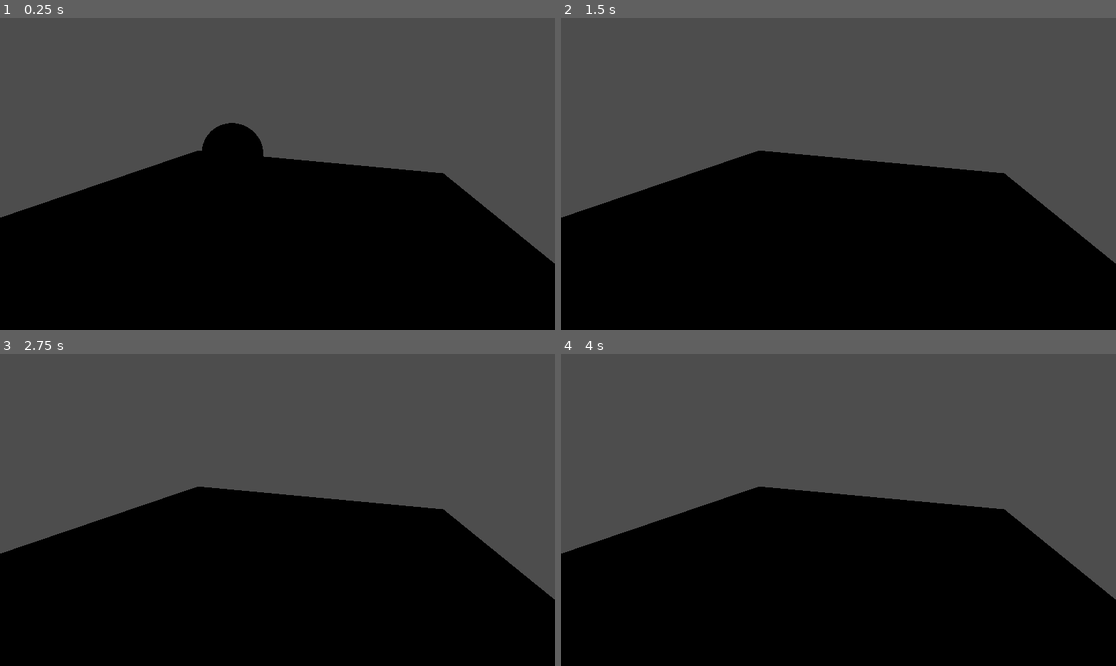
Above: before the commit, frames 1-4 (two rows, left to right).
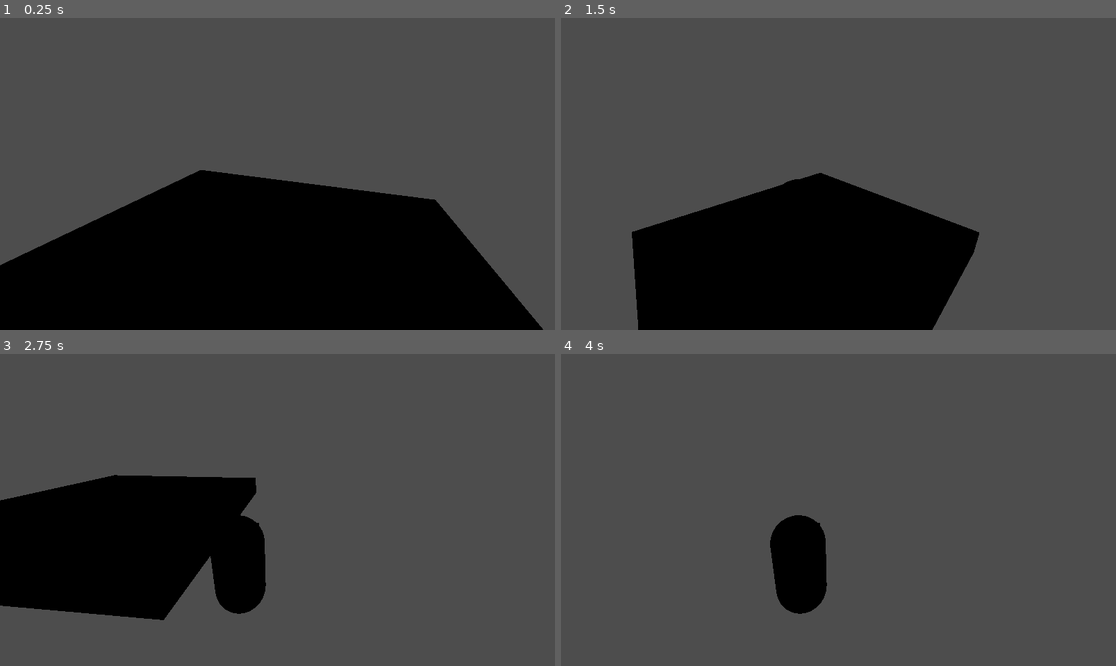
Above: after the commit, the same moments.

Repository: B1689542/Bannana-Barry-and-His-Quest-for-the-Third-Dimension
Game: Godot game, scene res://world.tscn
The game is run twice, just before and just after one commit, with the same random seed, the same clock (stepped at 60 frames per second) and the same inputs.
Inputs (mouse positions are in pixels of both pictures, inside the frame that each line leads up to):
- Up to frame 1 (0.25 s): no input
- Up to frame 2 (1.5 s): tap Enter at 0.5 s; move the mouse to (960, 158) at 0.52 s; hold D (strafe_right) 0.53-1.28 s; tap Space (jump) at 0.77 s; move the mouse to (727, 189) at 1.27 s; hold S (move_back) from 1.28 s (still down)
- Up to frame 3 (2.75 s): tap Space (jump) at 1.52 s; move the mouse to (333, 441) at 2.02 s; release S (move_back) at 2.03 s; hold D (strafe_right) from 2.03 s (still down)
- Up to frame 4 (4 s): move the mouse to (810, 572) at 2.77 s; release D (strafe_right) at 2.78 s; hold W (move_forward) 2.78-3.53 s; tap Space (jump) at 3.02, 3.77 s; move the mouse to (1005, 556) at 3.52 s; hold A (strafe_left) from 3.53 s (still down)

The runs differ from the first frame. In frame 1, 12% of the frame differs, in the area x 0-100%, y 33-100%; in frame 2, 23%; in frame 3, 38%; in frame 4, 45%, in the area x 0-100%, y 42-100%.

Commit message:
Update player.tscn

Diff:
--- a/player.tscn
+++ b/player.tscn
@@ -16,6 +16,9 @@
 [node name="Character" type="CharacterBody3D" parent="."]
 script = ExtResource("1_pnamh")
 
+[node name="Camera3D" type="Camera3D" parent="Character"]
+transform = Transform3D(0.94679, -0.112115, 0.301694, 2.51382e-08, 0.937367, 0.348343, -0.321853, -0.329808, 0.887489, 1.76681, 2.37008, 2.90369)
+
 [node name="CollisionShape3D" type="CollisionShape3D" parent="Character"]
 shape = SubResource("CapsuleShape3D_w3hhb")
 
@@ -26,6 +29,3 @@
 [node name="MeshInstance3D" type="MeshInstance3D" parent="Character/MeshInstance3D"]
 transform = Transform3D(2, 0, 0, 0, -8.74228e-08, -2, 0, 2, -8.74228e-08, 0, 0.474553, -0.482873)
 mesh = SubResource("CylinderMesh_tx3kt")
-
-[node name="Camera3D" type="Camera3D" parent="."]
-transform = Transform3D(0.94679, -0.112115, 0.301694, 2.51382e-08, 0.937367, 0.348343, -0.321853, -0.329808, 0.88749, 1.76681, 2.37008, 2.90369)
